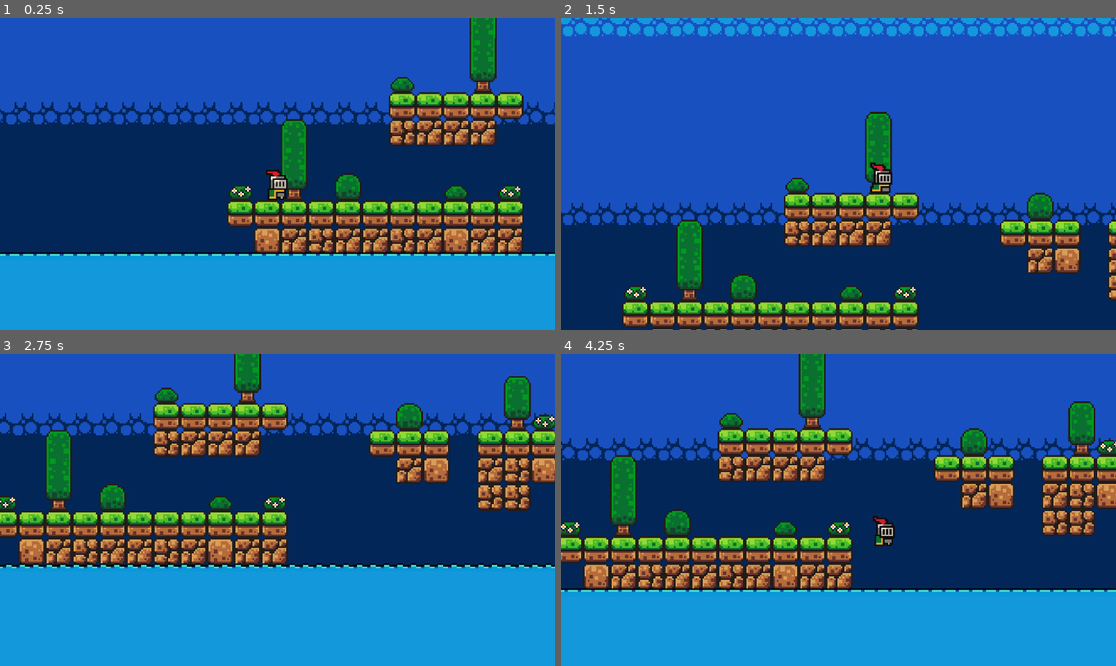
Above: before the commit, frames 1-4 (two rows, left to right).
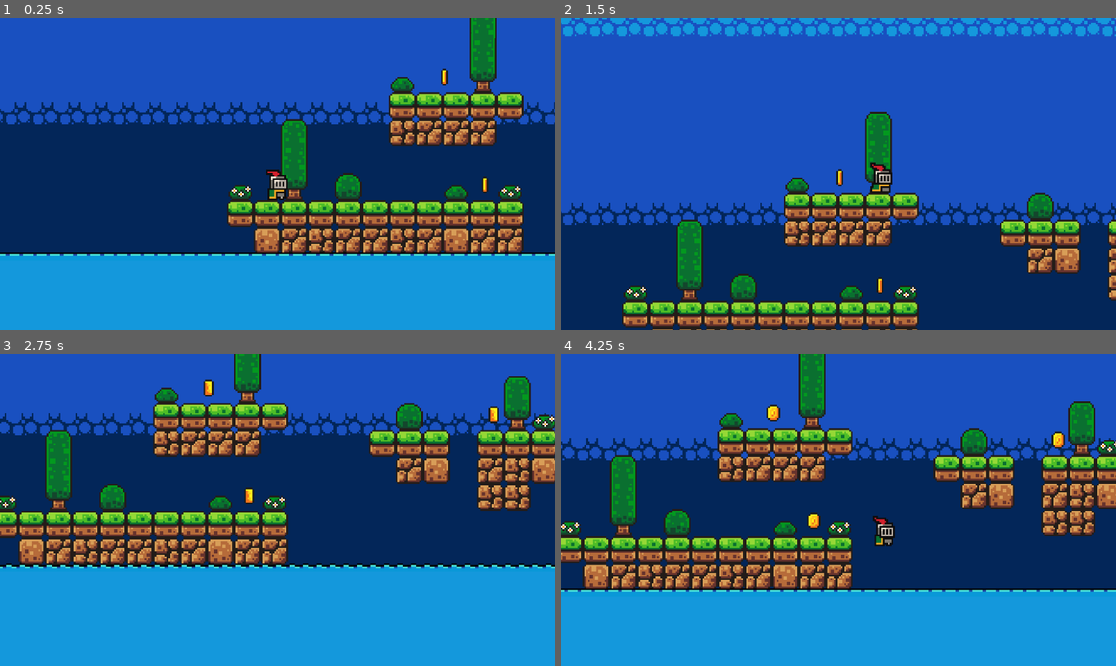
Above: after the commit, the same moments.

Repository: littleGauze/princessdragonslayer
Game: Godot game, scene res://scene/game.tscn
Same seed, same stepped clock (60 frames per second), same inputs: the game is played once before the commit and once after it. The project has no main scene, so this scene is started directly.
Inputs:
- Up to frame 1 (0.25 s): no input
- Up to frame 2 (1.5 s): hold D (move_right) from 0.53 s (still down); tap Space (jump) at 0.77 s
- Up to frame 3 (2.75 s): tap Space (jump) at 1.52 s; release D (move_right) at 2.03 s; hold A (move_left) from 2.03 s (still down)
- Up to frame 4 (4.25 s): release A (move_left) at 2.78 s; hold D (move_right) from 2.78 s (still down); tap Space (jump) at 3.02, 3.77 s

The runs differ from the first frame. In frame 1, 0.1% of the frame differs, in the area x 79-88%, y 16-57%; in frame 2, 0.1%; in frame 3, 0.3%; in frame 4, 0.3%, in the area x 37-91%, y 16-57%.

Commit message:
feature: add music

Diff:
--- /dev/null
+++ b/default_bus_layout.tres
@@ -0,0 +1,15 @@
+[gd_resource type="AudioBusLayout" format=3 uid="uid://28ggugx3wbwu"]
+
+[resource]
+bus/1/name = &"Music"
+bus/1/solo = false
+bus/1/mute = false
+bus/1/bypass_fx = false
+bus/1/volume_db = -6.91795
+bus/1/send = &"Master"
+bus/2/name = &"SFX"
+bus/2/solo = false
+bus/2/mute = false
+bus/2/bypass_fx = false
+bus/2/volume_db = -0.528235
+bus/2/send = &"Master"
--- a/project.godot
+++ b/project.godot
@@ -13,6 +13,10 @@
 config/name="princessDragonSlayer"
 config/features=PackedStringArray("4.3", "GL Compatibility")
 config/icon="res://icon.svg"
+
+[autoload]
+
+Music="*res://scene/music.tscn"
 
 [input]
 
--- /dev/null
+++ b/scene/coin.tscn
@@ -0,0 +1,113 @@
+[gd_scene load_steps=17 format=3 uid="uid://b0tkgugbodhl0"]
+
+[ext_resource type="Texture2D" uid="uid://cm181mtqccfhb" path="res://assets/sprites/coin.png" id="1_mtr5q"]
+[ext_resource type="Script" path="res://scripts/coin.gd" id="1_w35bs"]
+
+[sub_resource type="CircleShape2D" id="CircleShape2D_fc231"]
+radius = 6.08276
+
+[sub_resource type="AtlasTexture" id="AtlasTexture_jrilq"]
+atlas = ExtResource("1_mtr5q")
+region = Rect2(0, 0, 16, 16)
+
+[sub_resource type="AtlasTexture" id="AtlasTexture_m5lji"]
+atlas = ExtResource("1_mtr5q")
+region = Rect2(16, 0, 16, 16)
+
+[sub_resource type="AtlasTexture" id="AtlasTexture_wyqu5"]
+atlas = ExtResource("1_mtr5q")
+region = Rect2(32, 0, 16, 16)
+
+[sub_resource type="AtlasTexture" id="AtlasTexture_tjd8x"]
+atlas = ExtResource("1_mtr5q")
+region = Rect2(48, 0, 16, 16)
+
+[sub_resource type="AtlasTexture" id="AtlasTexture_n8y1s"]
+atlas = ExtResource("1_mtr5q")
+region = Rect2(64, 0, 16, 16)
+
+[sub_resource type="AtlasTexture" id="AtlasTexture_8pa3i"]
+atlas = ExtResource("1_mtr5q")
+region = Rect2(80, 0, 16, 16)
+
+[sub_resource type="AtlasTexture" id="AtlasTexture_2bapj"]
+atlas = ExtResource("1_mtr5q")
+region = Rect2(96, 0, 16, 16)
+
+[sub_resource type="AtlasTexture" id="AtlasTexture_ih27i"]
+atlas = ExtResource("1_mtr5q")
+region = Rect2(112, 0, 16, 16)
+
+[sub_resource type="AtlasTexture" id="AtlasTexture_yq65r"]
+atlas = ExtResource("1_mtr5q")
+region = Rect2(128, 0, 16, 16)
+
+[sub_resource type="AtlasTexture" id="AtlasTexture_r2gjl"]
+atlas = ExtResource("1_mtr5q")
+region = Rect2(144, 0, 16, 16)
+
+[sub_resource type="AtlasTexture" id="AtlasTexture_xa5ty"]
+atlas = ExtResource("1_mtr5q")
+region = Rect2(160, 0, 16, 16)
+
+[sub_resource type="AtlasTexture" id="AtlasTexture_0we40"]
+atlas = ExtResource("1_mtr5q")
+region = Rect2(176, 0, 16, 16)
+
+[sub_resource type="SpriteFrames" id="SpriteFrames_8c7h3"]
+animations = [{
+"frames": [{
+"duration": 1.0,
+"texture": SubResource("AtlasTexture_jrilq")
+}, {
+"duration": 1.0,
+"texture": SubResource("AtlasTexture_m5lji")
+}, {
+"duration": 1.0,
+"texture": SubResource("AtlasTexture_wyqu5")
+}, {
+"duration": 1.0,
+"texture": SubResource("AtlasTexture_tjd8x")
+}, {
+"duration": 1.0,
+"texture": SubResource("AtlasTexture_n8y1s")
+}, {
+"duration": 1.0,
+"texture": SubResource("AtlasTexture_8pa3i")
+}, {
+"duration": 1.0,
+"texture": SubResource("AtlasTexture_2bapj")
+}, {
+"duration": 1.0,
+"texture": SubResource("AtlasTexture_ih27i")
+}, {
+"duration": 1.0,
+"texture": SubResource("AtlasTexture_yq65r")
+}, {
+"duration": 1.0,
+"texture": SubResource("AtlasTexture_r2gjl")
+}, {
+"duration": 1.0,
+"texture": SubResource("AtlasTexture_xa5ty")
+}, {
+"duration": 1.0,
+"texture": SubResource("AtlasTexture_0we40")
+}],
+"loop": true,
+"name": &"default",
+"speed": 10.0
+}]
+
+[node name="Area2D" type="Area2D"]
+collision_mask = 3
+script = ExtResource("1_w35bs")
+
+[node name="CollisionShape2D" type="CollisionShape2D" parent="."]
+shape = SubResource("CircleShape2D_fc231")
+
+[node name="Coin" type="AnimatedSprite2D" parent="."]
+sprite_frames = SubResource("SpriteFrames_8c7h3")
+autoplay = "default"
+frame_progress = 0.632731
+
+[connection signal="body_entered" from="." to="." method="_on_body_entered"]
--- a/scene/game.tscn
+++ b/scene/game.tscn
@@ -1,9 +1,10 @@
-[gd_scene load_steps=18 format=3 uid="uid://bj4vhw6oasbcq"]
+[gd_scene load_steps=19 format=3 uid="uid://bj4vhw6oasbcq"]
 
 [ext_resource type="PackedScene" uid="uid://c87pqva2u21qt" path="res://scene/player.tscn" id="1_h1yel"]
 [ext_resource type="PackedScene" uid="uid://byslrn0cg1455" path="res://scene/platform.tscn" id="2_al6md"]
 [ext_resource type="PackedScene" uid="uid://50xbltfk433" path="res://scene/moving_platform.tscn" id="2_j5stk"]
 [ext_resource type="PackedScene" uid="uid://bo3riicrtsigd" path="res://scene/kill_zone.tscn" id="5_2dx7q"]
+[ext_resource type="PackedScene" uid="uid://b0tkgugbodhl0" path="res://scene/coin.tscn" id="5_rlnja"]
 
 [sub_resource type="Animation" id="Animation_ibmjh"]
 length = 0.001
@@ -216,3 +217,47 @@
 
 [node name="CollisionShape2D" type="CollisionShape2D" parent="KillZone"]
 shape = SubResource("WorldBoundaryShape2D_nuhgt")
+
+[node name="Coins" type="Node" parent="."]
+
+[node name="Coin" parent="Coins" instance=ExtResource("5_rlnja")]
+position = Vector2(293, 483)
+
+[node name="Coin2" parent="Coins" instance=ExtResource("5_rlnja")]
+position = Vector2(525, 437)
+
+[node name="Coin3" parent="Coins" instance=ExtResource("5_rlnja")]
+position = Vector2(555, 338)
+
+[node name="Coin4" parent="Coins" instance=ExtResource("5_rlnja")]
+position = Vector2(448, 259)
+
+[node name="Coin5" parent="Coins" instance=ExtResource("5_rlnja")]
+position = Vector2(701, 243)
+
+[node name="Coin6" parent="Coins" instance=ExtResource("5_rlnja")]
+position = Vector2(925, 309)
+
+[node name="Coin7" parent="Coins" instance=ExtResource("5_rlnja")]
+position = Vector2(999, 309)
+
+[node name="Coin8" parent="Coins" instance=ExtResource("5_rlnja")]
+position = Vector2(1024, 499)
+
+[node name="Coin9" parent="Coins" instance=ExtResource("5_rlnja")]
+position = Vector2(1011, 499)
+
+[node name="Coin10" parent="Coins" instance=ExtResource("5_rlnja")]
+position = Vector2(995, 499)
+
+[node name="Coin11" parent="Coins" instance=ExtResource("5_rlnja")]
+position = Vector2(649, 499)
+
+[node name="Coin12" parent="Coins" instance=ExtResource("5_rlnja")]
+position = Vector2(699, 386)
+
+[node name="Coin13" parent="Coins" instance=ExtResource("5_rlnja")]
+position = Vector2(462, 499)
+
+[node name="Coin14" parent="Coins" instance=ExtResource("5_rlnja")]
+position = Vector2(317, 547)
--- /dev/null
+++ b/scene/music.tscn
@@ -0,0 +1,8 @@
+[gd_scene load_steps=2 format=3 uid="uid://drddhsr4o46yc"]
+
+[ext_resource type="AudioStream" uid="uid://cha0e1wxarh5e" path="res://assets/music/time_for_adventure.mp3" id="1_4lt6t"]
+
+[node name="Music" type="AudioStreamPlayer2D"]
+stream = ExtResource("1_4lt6t")
+autoplay = true
+bus = &"Music"
--- /dev/null
+++ b/scripts/coin.gd
@@ -0,0 +1,14 @@
+extends Area2D
+
+
+# Called when the node enters the scene tree for the first time.
+func _ready() -> void:
+	pass # Replace with function body.
+
+
+# Called every frame. 'delta' is the elapsed time since the previous frame.
+func _process(delta: float) -> void:
+	pass
+
+func _on_body_entered(body: Node) -> void:
+	pass
Not shown, changed: assets/music/time_for_adventure.mp3.import
